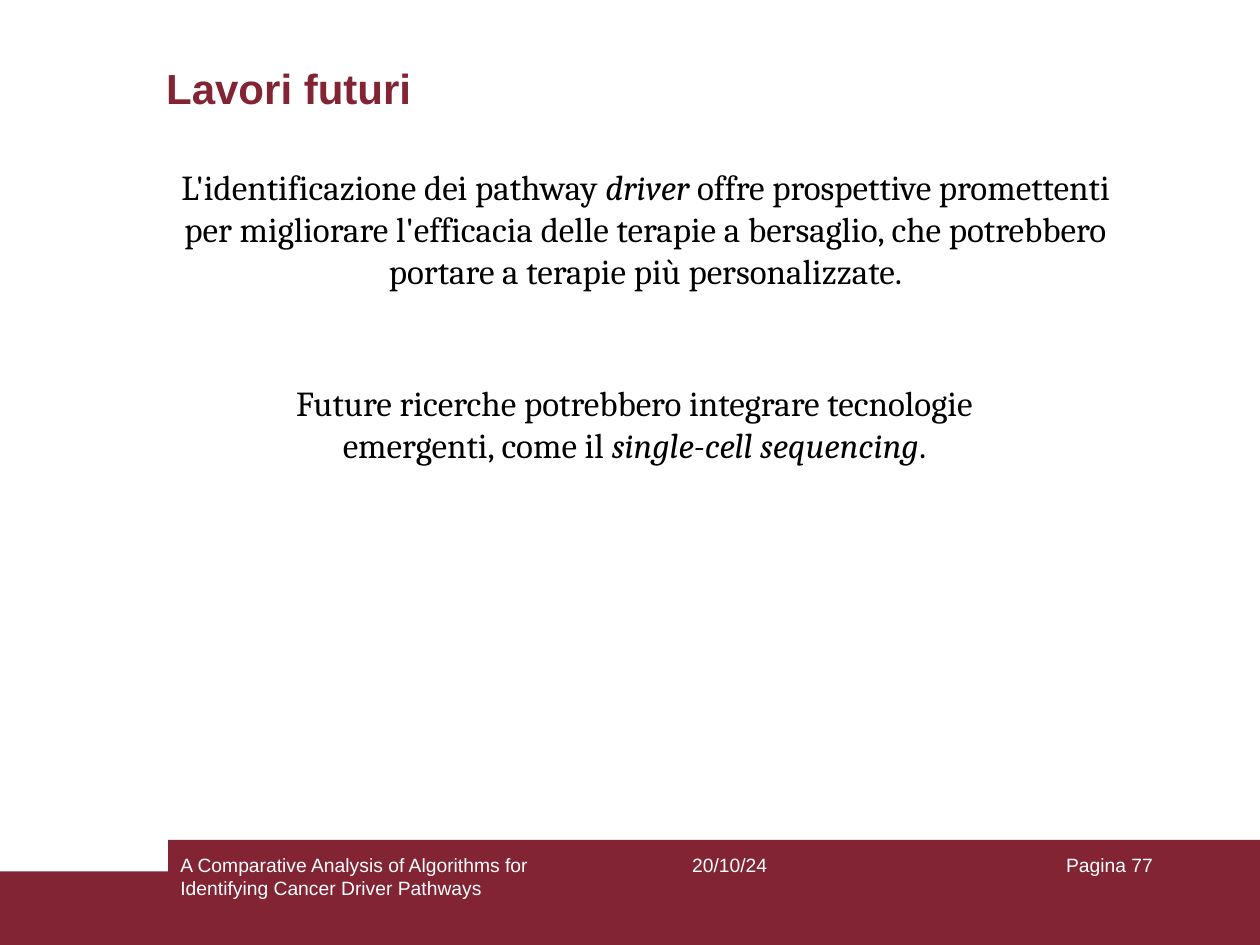
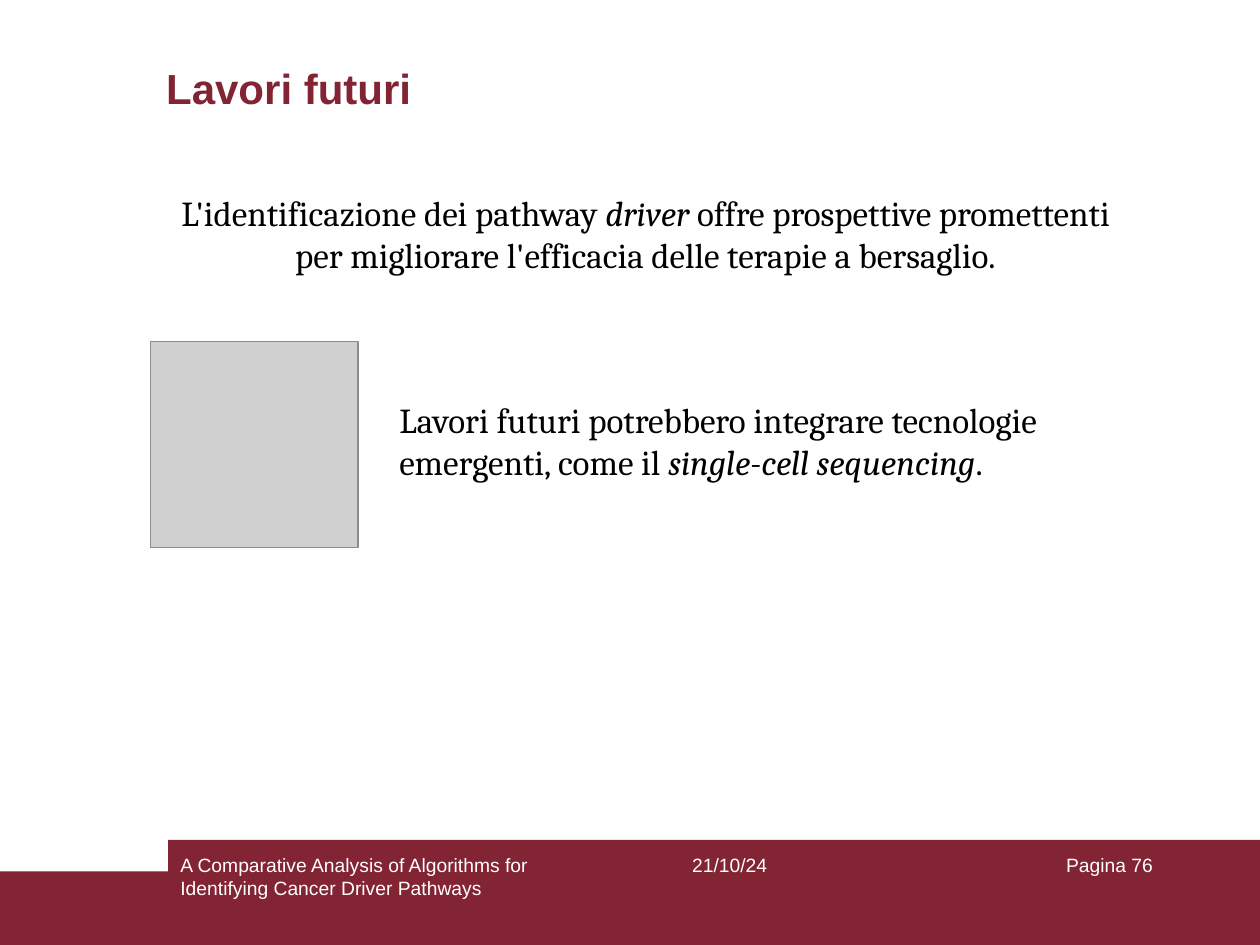
Before and after one commit to aflaag/bsc-thesis, a slide deck: slide 76 of presentation/slides.odp (slide 77 before the commit). Drawn at 1260x945 pixels with LibreOffice and Linux fonts; fonts in the diff are those of the drawing; grey boxes stand for pictures. Boxes give left, top, right and bottom in pixels: in the first picture for what was removed or moved away, otherwise in the second. Text is boxed around its words. In the diff, an @@ line names an element or a change of style, - is before the commit and + after.

```diff
--- a/presentation/slides.odp
+++ b/presentation/slides.odp
@@ text at (181, 201, 1110, 276): text changed @@
-L'identificazione dei pathway driver offre prospettive promettenti per migliorare l'efficacia delle terapie a bersaglio, che potrebbero portare a terapie più personalizzate.
+L'identificazione dei pathway driver offre prospettive promettenti per migliorare l'efficacia delle terapie a bersaglio.
@@ picture added at (150, 341, 358, 547) @@
@@ text at (399, 408, 1037, 483): text changed @@
-Future ricerche potrebbero integrare tecnologie emergenti, come il single-cell sequencing.
+Lavori futuri potrebbero integrare tecnologie emergenti, come il single-cell sequencing.
@@ text at (692, 858, 767, 873): text changed @@
-20/10/24
+21/10/24
@@ page number at (1066, 858, 1152, 876): text changed @@
-Pagina 77
+Pagina 76
```
Also in this commit, not shown: 75 other slides changed, 1 slide removed, 6 other files.
